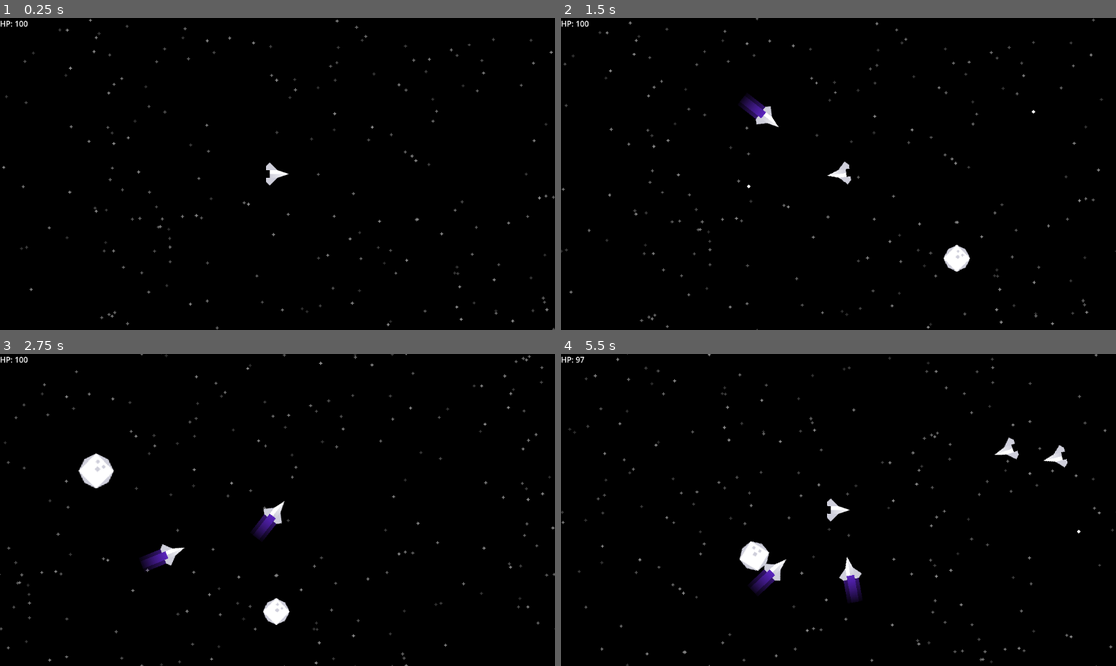
Above: before the commit, frames 1-4 (two rows, left to right).
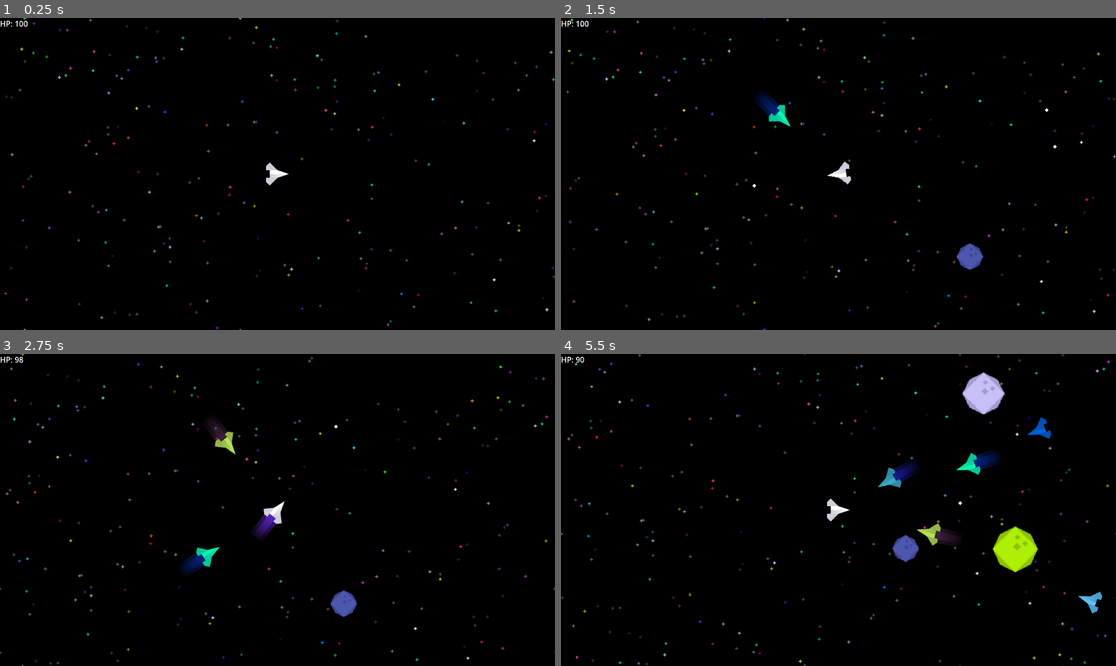
Above: after the commit, the same moments.

Repository: mastercuber55/DanganStarFall
Game: Godot game, scene res://Scenes/SceneGame.tscn
Two runs of this game, one before a commit and one after it. Both use one fixed random seed, a clock stepped at 60 frames per second and the inputs below.
Inputs (mouse positions are in pixels of both pictures, inside the frame that each line leads up to):
- Up to frame 1 (0.25 s): no input
- Up to frame 2 (1.5 s): tap Enter at 0.5 s; move the mouse to (960, 158) at 0.52 s; press the mouse at (960, 158) at 0.53 s; hold W (Thrust) 0.53-1.28 s; move the mouse to (727, 189) at 1.27 s; release the mouse at (727, 189) at 1.28 s; click (727, 189) at 1.35 s
- Up to frame 3 (2.75 s): move the mouse to (333, 441) at 2.02 s; press the mouse at (333, 441) at 2.03 s; hold W (Thrust) from 2.03 s (still down)
- Up to frame 4 (5.5 s): move the mouse to (810, 572) at 2.77 s; release the mouse at (810, 572) at 2.78 s; click (810, 572) at 2.85 s; move the mouse to (1005, 556) at 3.52 s; release W (Thrust) at 3.53 s; press the mouse at (1005, 556) at 3.53 s; move the mouse to (672, 463) at 4.27 s; release the mouse at (672, 463) at 4.28 s; click (672, 463) at 4.35 s; move the mouse to (866, 510) at 5.02 s; press the mouse at (866, 510) at 5.03 s

The runs differ from the first frame. In frame 1, 1.1% of the frame differs, in the area x 0-100%, y 0-100%; in frame 2, 2.5%; in frame 3, 3.5%; in frame 4, 5.8%.

Commit message:
Less recoil more colors

Diff:
--- a/Scenes/SceneGame.tscn
+++ b/Scenes/SceneGame.tscn
@@ -46,9 +46,10 @@
 script = ExtResource("8_bgqso")
 bulletScene = ExtResource("4_koxch")
 
-[node name="CanvasLayer" type="CanvasLayer" parent="."]
+[node name="User Interface" type="CanvasLayer" parent="."]
+unique_name_in_owner = true
 
-[node name="Label" type="Label" parent="CanvasLayer"]
+[node name="Health Label" type="Label" parent="User Interface"]
 offset_right = 40.0
 offset_bottom = 23.0
 
--- a/Scripts/AsteroidsSpawner.gd
+++ b/Scripts/AsteroidsSpawner.gd
@@ -28,6 +28,9 @@
 	var notifier = asteroid.get_node("VisibleOnScreenNotifier2D")
 	notifier.screen_exited.connect(_on_asteroid_outside.bind(asteroid))
 
+	asteroid.modulate = Color(randf(), randf(), randf(), 1.0)
+	asteroid.get_node("HealthComponent").health = s * 10
+
 	add_child(asteroid)
 
 func _on_asteroid_outside(asteroid: RigidBody2D):
--- a/Scripts/Enemy.gd
+++ b/Scripts/Enemy.gd
@@ -34,8 +34,6 @@
 			bulletsManager.shootBullet(self)
 			state.apply_central_impulse(transform.x * RECOIL)
 			nextTime = currentTime + cooldownMS
-		else:
-			pass
 
 	elif dist < 300:
 		chaseState = true
--- a/Scripts/EnemySpawner.gd
+++ b/Scripts/EnemySpawner.gd
@@ -34,6 +34,8 @@
 	var notifier = enemy.get_node("VisibleOnScreenNotifier2D")
 	notifier.screen_exited.connect(_on_enemy_outside.bind(enemy))
 
+	enemy.modulate = Color(randf(), randf(), randf(), 1.0)
+
 	add_child(enemy)
 
 func _on_enemy_outside(enemy: RigidBody2D):
--- a/Scripts/Player.gd
+++ b/Scripts/Player.gd
@@ -1,10 +1,10 @@
 extends RigidBody2D
 
 const THRUST := 300.0
-const RECOIL := -100
+const RECOIL := -50
 
-@onready var bulletsContainer := %Bullets
-@onready var progressBar := $"../CanvasLayer/Label"
+const cooldownMS := 250
+var nextTime := 0.0
 
 func _ready() -> void:
 	get_node("HealthComponent").health_changed.connect(update_progress_bar)
@@ -20,9 +20,13 @@
 	else:
 		$Tail.visible = false
 
-	if Input.is_action_just_pressed("Shoot"):
-		bulletsContainer.shootBullet(self)
-		state.apply_central_impulse(transform.x * RECOIL)
+	if Input.is_action_pressed("Shoot"):
+		var currentTime = Time.get_ticks_msec()
+
+		if currentTime >= nextTime:
+			%Bullets.shootBullet(self)
+			state.apply_central_impulse(transform.x * RECOIL)
+			nextTime = currentTime + cooldownMS
 
 func update_progress_bar() -> void:
-	progressBar.text = "HP: " + str($HealthComponent.health)
+	$"../User Interface/Health Label".text = "HP: " + str($HealthComponent.health)
--- a/Scripts/StarsSpawner.gd
+++ b/Scripts/StarsSpawner.gd
@@ -8,13 +8,13 @@
 	var screenSize = repeat_size
 
 	for i in range(starCount):
-		var newStar = starScene.instantiate()
+		var star = starScene.instantiate()
 
-		newStar.position = Vector2(
+		star.position = Vector2(
 			randf_range(0, screenSize.x),
 			randf_range(0, screenSize.y)
 		)
 
-		newStar.modulate.a = randf_range(0.3, 1.0)
+		star.modulate = Color(randf(), randf(), randf(), randf_range(0.3, 1.0))
 
-		add_child(newStar)
+		add_child(star)
Not shown, changed: Web/index.html
Not shown, changed: Web/index.pck
